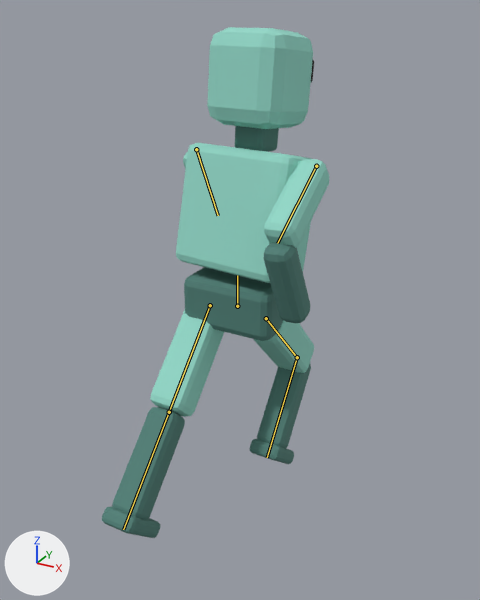
An edit to the glTF model games/dojo/assets/mannequin.glb, drawn before and after from the same camera.
One viewpoint serves both versions: a 50 mm lens placed at (0.92, -1.659, 0.793), pointed at (0.011, -0.006, -0.034). Arrows for +X, +Y and +Z are at lower left; the lights stay in place. The older version comes first. Both versions are drawn at frame 9 of the action 'run'; the numbers are the values there. The bones that change are drawn over the model as lines.

The first picture shows 'foot_L_piece', 'foot_R_piece', 'forearm_R_piece', 'head_piece', 'neck_piece', 'pelvis_piece', 'shin_L_piece', 'shin_R_piece', 'thigh_L_piece', 'thigh_R_piece', 'torso_piece', 'upper_arm_L_piece', 'upper_arm_R_piece', 'visor_piece'.
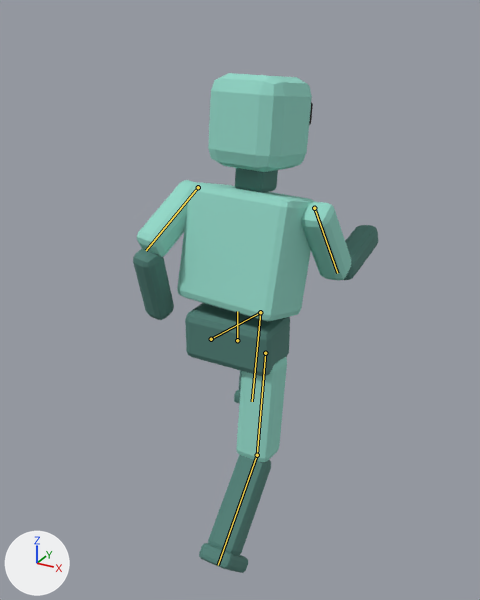
What changed in the scene script:
```text
Change bone_hips:
    where bone_hips = bpy.data.objects['mannequin'].pose.bones['hips']
    bone_hips.location: (0.0, 0.0, 0.0) -> (0.0, -0.12, 0.0)
Change bone_upper_arm_l:
    where bone_upper_arm_l = bpy.data.objects['mannequin'].pose.bones['upper_arm_L']  # child of 'spine'
    bone_upper_arm_l.rotation_quaternion: (0.933, -0.355, 0.016, -0.041) -> (0.925, 0.377, -0.016, -0.04)  # degrees (-42, 0, -5) -> degrees (44, 0, -5)
Change bone_upper_arm_r:
    where bone_upper_arm_r = bpy.data.objects['mannequin'].pose.bones['upper_arm_R']  # child of 'spine'
    bone_upper_arm_r.rotation_quaternion: (-0.933, -0.355, -0.016, -0.041) -> (-0.925, 0.377, 0.016, -0.04)  # degrees (42, 0, 5) -> degrees (-44, 0, 5)
Change bone_thigh_l:
    where bone_thigh_l = bpy.data.objects['mannequin'].pose.bones['thigh_L']  # child of 'hips'
    bone_thigh_l.rotation_quaternion: (0.925, 0.378, 0.0, 0.0) -> (-0.752, 0.659, 0.0, 0.0)  # degrees (44, 0, 0) -> degrees (-82, 0, 0)
Change bone_shin_l:
    where bone_shin_l = bpy.data.objects['mannequin'].pose.bones['shin_L']  # child of 'thigh_L'
    bone_shin_l.rotation_quaternion: (1.0, 0.0, 0.0, 0.0) -> (0.689, 0.723, 0.0, 0.0)  # degrees (0, 0, 0) -> degrees (93, 0, 0)
Change bone_thigh_r:
    where bone_thigh_r = bpy.data.objects['mannequin'].pose.bones['thigh_R']  # child of 'hips'
    bone_thigh_r.rotation_quaternion: (0.925, -0.378, 0.0, 0.0) -> (0.995, 0.067, 0.0, 0.0)  # degrees (-44, 0, 0) -> degrees (8, 0, 0)
Change bone_shin_r:
    where bone_shin_r = bpy.data.objects['mannequin'].pose.bones['shin_R']  # child of 'thigh_R'
    bone_shin_r.rotation_quaternion: (0.745, 0.664, 0.0, 0.0) -> (0.939, 0.33, 0.0, 0.0)  # degrees (83, 0, 0) -> degrees (39, 0, 0)
```

Boxes [x1, y1, x2, y2] around the edits, measured in the pictures (480 x 600 px):
'torso_piece', posed
    before: [176, 143, 312, 283]
    after: [177, 182, 315, 322]
'head_piece', posed
    before: [207, 27, 313, 129]
    after: [208, 73, 312, 172]
'pelvis_piece', posed (6% wider)
    before: [184, 267, 283, 341]
    after: [185, 303, 290, 376]
'shin_R_piece', posed (16% wider, 19% taller)
    before: [257, 364, 311, 449]
    after: [208, 455, 271, 556]
'upper_arm_R_piece', posed (23% narrower, 11% shorter)
    before: [264, 159, 329, 248]
    after: [301, 202, 351, 281]
'thigh_R_piece', posed
    before: [253, 320, 314, 373]
    after: [236, 357, 287, 462]
'thigh_L_piece', posed (not visible afterwards)
    before: [150, 310, 224, 417]
'shin_L_piece', posed (mostly hidden afterwards)
    before: [112, 407, 185, 520]
    after: [239, 371, 242, 391]
'forearm_R_piece', posed
    before: [264, 243, 310, 323]
    after: [343, 225, 378, 280]
'upper_arm_L_piece', posed (mostly hidden before)
    before: [183, 152, 188, 169]
    after: [137, 180, 196, 257]
'forearm_L_piece', posed (not visible before)
    after: [133, 249, 174, 320]
'foot_R_piece', posed (11% wider, 19% taller)
    before: [250, 439, 294, 464]
    after: [199, 543, 248, 573]
'foot_L_piece', posed (mostly hidden afterwards)
    before: [102, 506, 160, 538]
    after: [234, 390, 240, 404]
'visor_piece', posed (mostly hidden)
    before: [311, 60, 314, 83]
    after: [309, 102, 313, 125]
bone 'hips', root to tip
    before: (237, 306) to (237, 275)
    after: (237, 340) to (237, 311)
bone 'upper_arm_L', root to tip
    before: (196, 149) to (218, 215)
    after: (198, 187) to (146, 250)
bone 'upper_arm_R', root to tip
    before: (316, 166) to (277, 243)
    after: (314, 208) to (337, 273)
bone 'thigh_L', root to tip
    before: (210, 305) to (169, 412)
    after: (211, 339) to (260, 312)
bone 'shin_L', root to tip
    before: (169, 412) to (123, 529)
    after: (260, 312) to (252, 401)
bone 'thigh_R', root to tip
    before: (266, 318) to (297, 357)
    after: (265, 353) to (257, 455)
bone 'shin_R', root to tip
    before: (297, 357) to (267, 457)
    after: (257, 455) to (218, 565)
